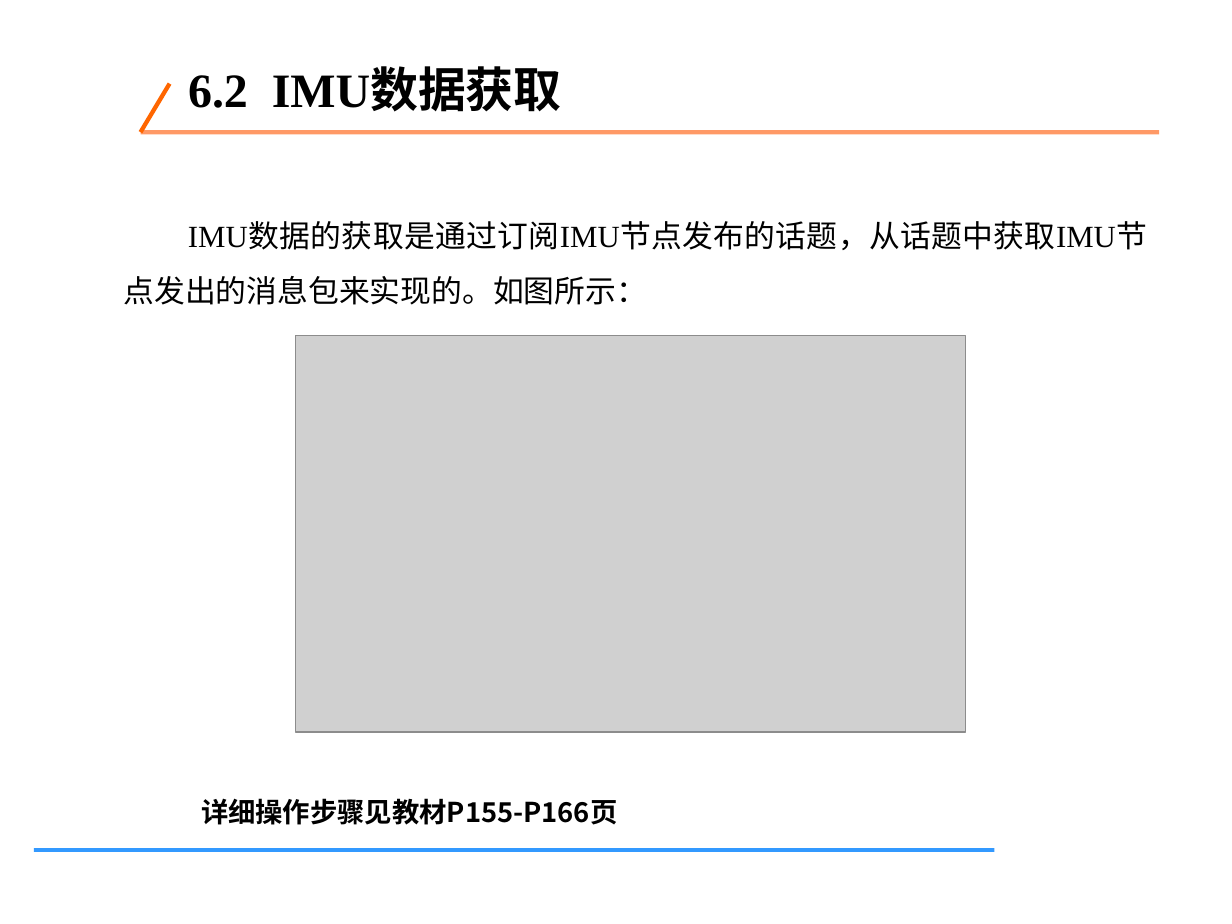
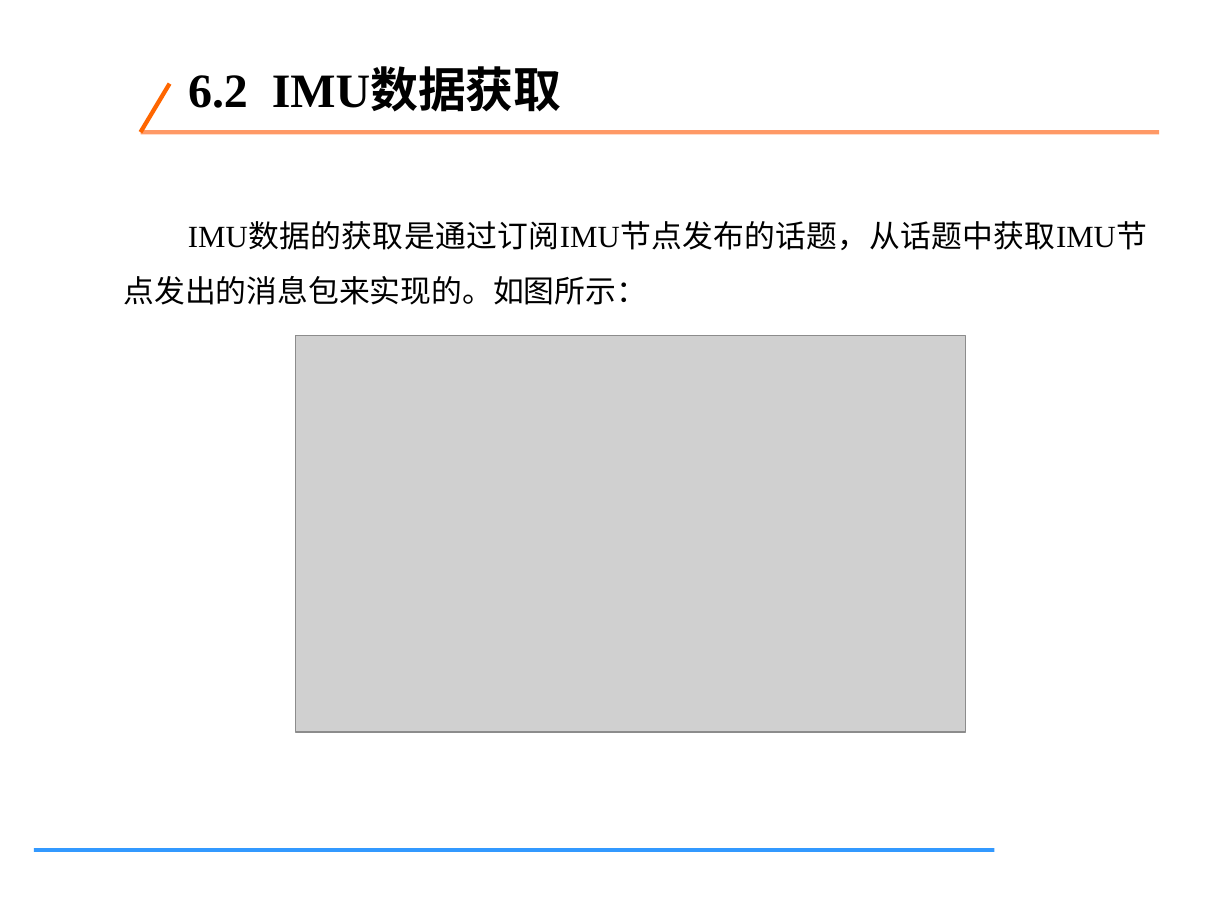
Before and after one commit to tcy1998/robotics-engineering-practice, a slide deck: slide 83 of downloads/week02-chapters-01-07.pptx (slide 92 before the commit). Drawn at 1232x924 pixels with LibreOffice and Linux fonts; fonts in the diff are those of the drawing; grey boxes stand for pictures. Boxes give left, top, right and bottom in pixels: in the first picture for what was removed or moved away, otherwise in the second. Text is boxed around its words. In the diff, an @@ line names an element or a change of style, - is before the commit and + after.

```diff
--- a/downloads/week02-chapters-01-07.pptx
+++ b/downloads/week02-chapters-01-07.pptx
@@ text removed at (x1=201, y1=798, x2=617, y2=825) @@
-详细操作步骤见教材P155-P166页
```
Also in this commit, not shown: 6 other slides changed, 13 slides removed, 1 other file.
